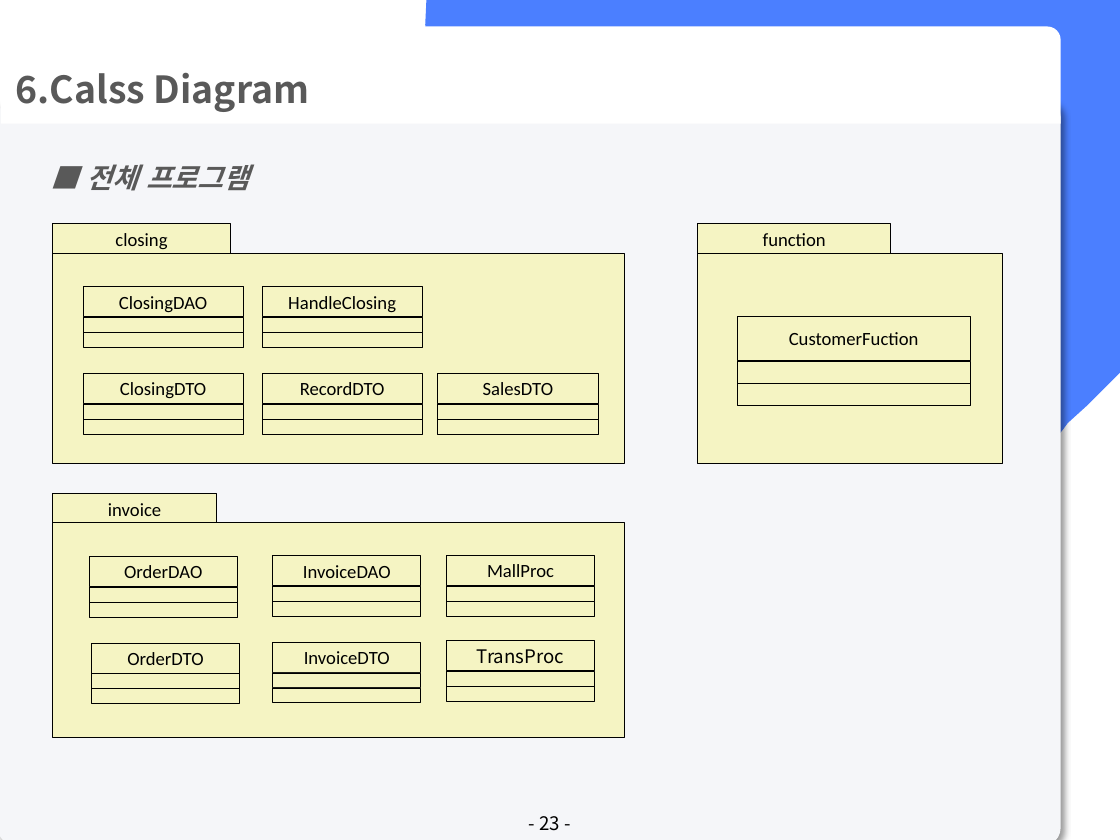
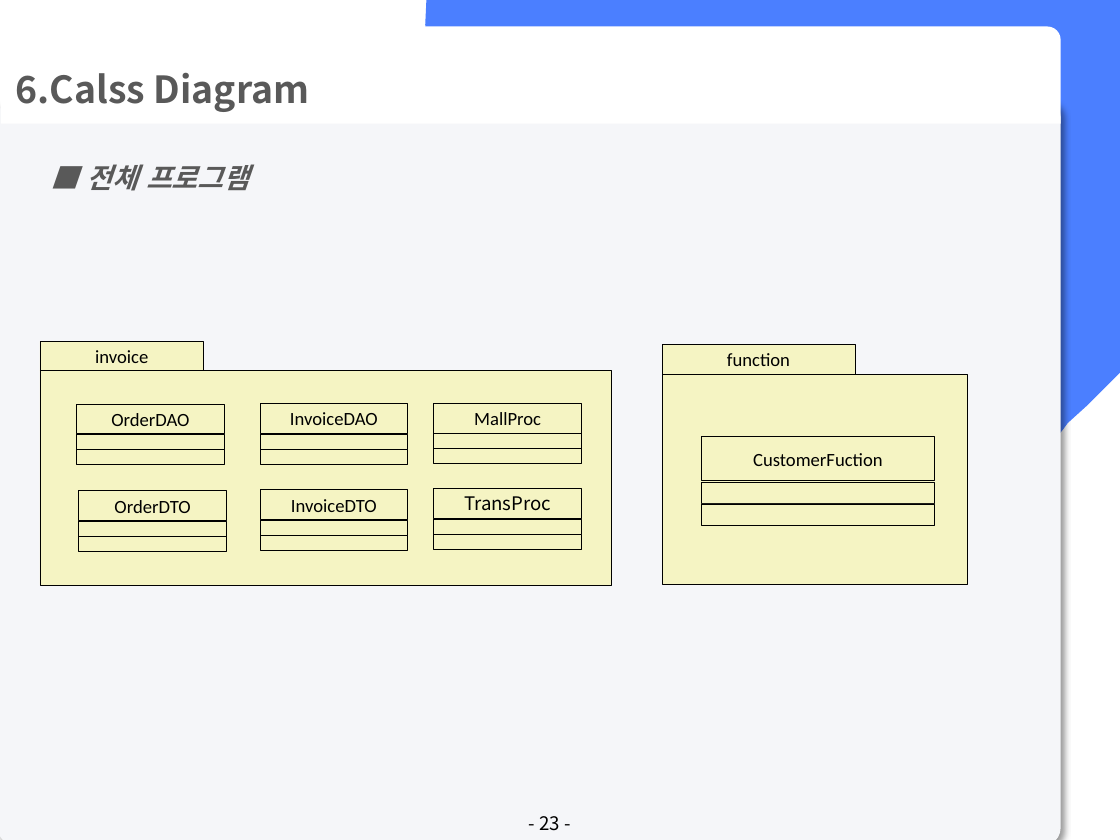
Before and after one commit to lx9203/fulfillmentBlue, a slide deck: slide 23 of file/PPT/Fulfillment 최종발표.pptx. Drawn at 1120x840 pixels with LibreOffice and Linux fonts; fonts in the diff are those of the drawing. Boxes give left, top, right and bottom in pixels: in the first picture for what was removed or moved away, otherwise in the second. Text is boxed around its words. In the diff, an @@ line names an element or a change of style, - is before the commit and + after.

```diff
--- a/file/PPT/Fulfillment 최종발표.pptx
+++ b/file/PPT/Fulfillment 최종발표.pptx
@@ group removed at [53, 224, 624, 464]: 17 rectangles @@
-closing
-ClosingDAO
-HandleClosing
-ClosingDTO
-RecordDTO
-SalesDTO
@@ 10 rectangles: place and size @@
-10 rectangles at [53, 494, 624, 737]
+10 rectangles at [40, 342, 612, 585]
@@ 5 rectangles: place and size @@
-5 rectangles at [698, 224, 1002, 464]
+5 rectangles at [662, 345, 967, 584]
@@ 10 rectangles: place and size @@
-10 rectangles at [90, 556, 595, 703]
+10 rectangles at [76, 403, 581, 551]
```
Also in this commit, not shown: 12 other slides changed, 3 other files.
